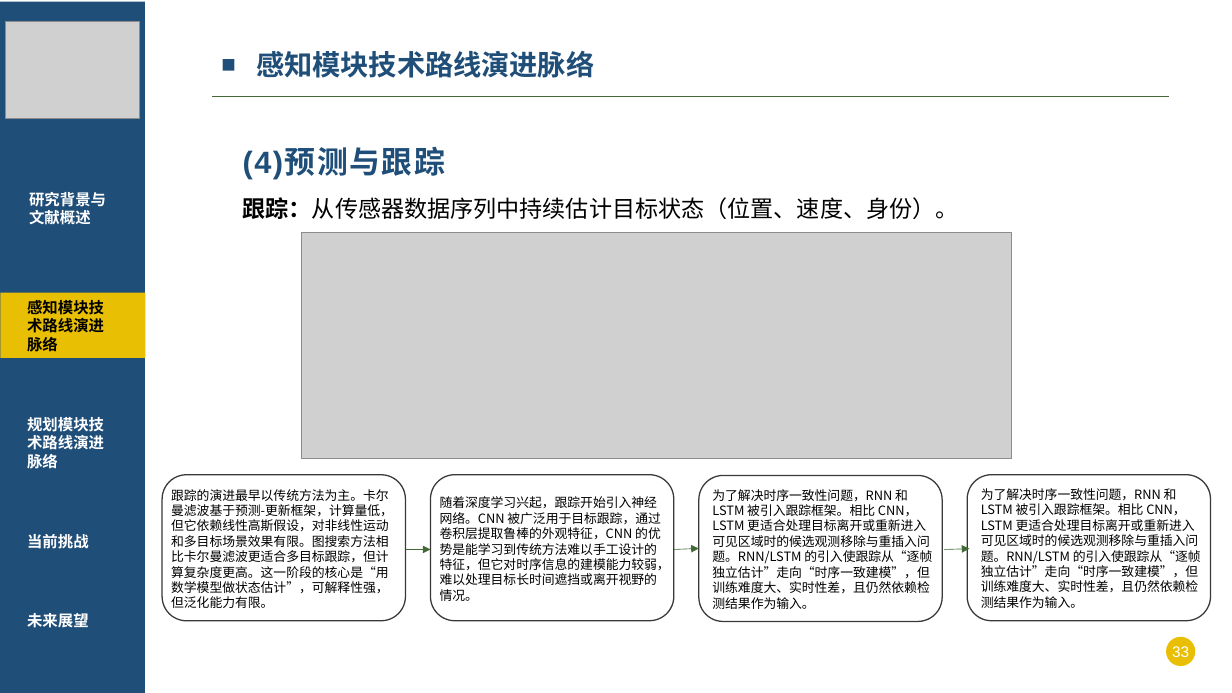
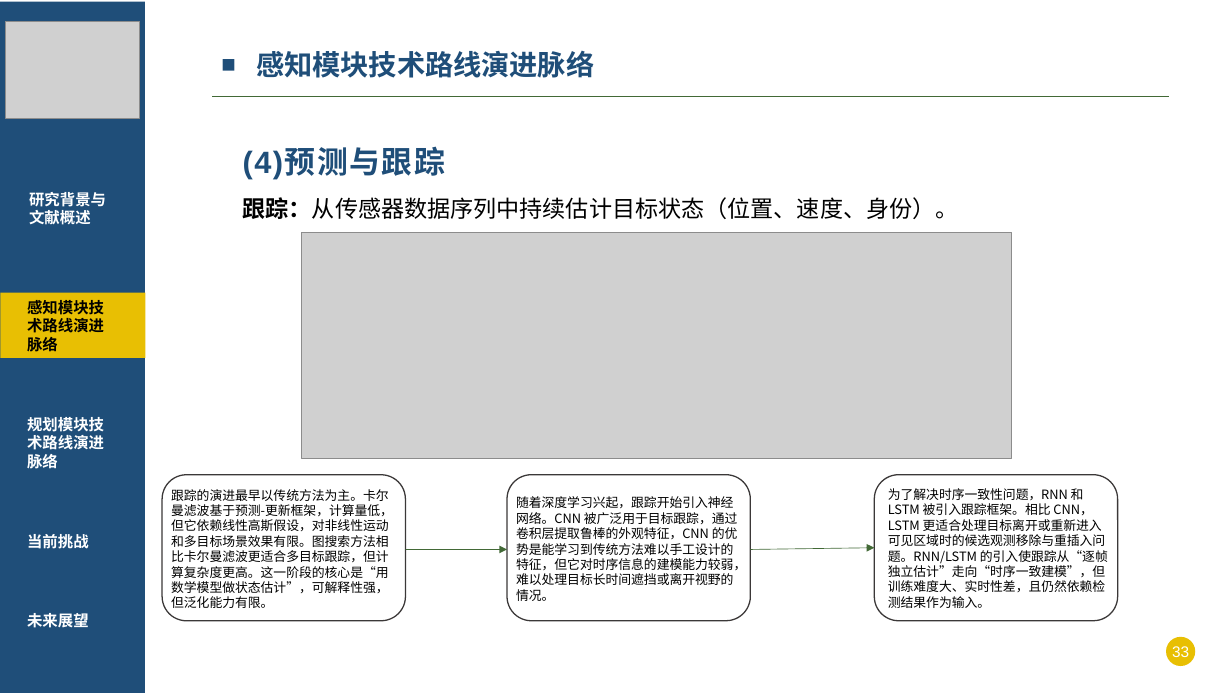
Before and after one commit to hxh5050/huangyiming-1023005272, a slide deck: slide 33 of 作业一.pptx. Drawn at 1232x693 pixels with LibreOffice and Linux fonts; fonts in the diff are those of the drawing; grey boxes stand for pictures. Boxes give left, top, right and bottom in pixels: in the first picture for what was removed or moved away, otherwise in the second. Text is boxed around its words. In the diff, an @@ line names an element or a change of style, - is before the commit and + after.

```diff
--- a/作业一.pptx
+++ b/作业一.pptx
@@ rounded rectangle: place and size @@
-rounded rectangle at bbox=[431, 475, 674, 621]
+rounded rectangle at bbox=[507, 475, 750, 621]
@@ rounded rectangle: place and size @@
-rounded rectangle at bbox=[699, 476, 942, 622]
+rounded rectangle at bbox=[874, 475, 1117, 621]
@@ rounded rectangle removed at bbox=[968, 475, 1211, 621] @@
@@ text "随着深度学习兴起，跟踪开始引入神经网络。CNN 被广泛用于目标跟踪，通过卷积层提取鲁棒的外观特征，CNN 的优势是能学习 ...": place and size @@
-text "随着深度学习兴起，跟踪开始引入神经网络。CNN 被广泛用于目标跟踪，通过卷积层提取鲁棒的外观特征，CNN 的优势是能学习 ..." at bbox=[440, 496, 670, 601]
+text "随着深度学习兴起，跟踪开始引入神经网络。CNN 被广泛用于目标跟踪，通过卷积层提取鲁棒的外观特征，CNN 的优势是能学习 ..." at bbox=[516, 496, 746, 601]
@@ text "为了解决时序一致性问题，RNN 和 LSTM 被引入跟踪框架。相比 CNN，LSTM ...": place and size @@
-text "为了解决时序一致性问题，RNN 和 LSTM 被引入跟踪框架。相比 CNN，LSTM ..." at bbox=[712, 489, 932, 609]
+text "为了解决时序一致性问题，RNN 和 LSTM 被引入跟踪框架。相比 CNN，LSTM ..." at bbox=[888, 488, 1108, 608]
@@ text removed at bbox=[981, 488, 1201, 608] @@
-为了解决时序一致性问题，RNN 和 LSTM 被引入跟踪框架。相比 CNN，LSTM 更适合处理目标离开或重新进入可见区域时的候选观测移除与重插入问题。RNN/LSTM 的引入使跟踪从“逐帧独立估计”走向“时序一致建模”，但训练难度大、实时性差，且仍然依赖检测结果作为输入。
@@ arrow moved from (406, 550) - (431, 550) to (406, 550) - (507, 550) @@
@@ arrow moved from (674, 550) - (699, 549) to (750, 550) - (874, 548) @@
@@ arrow removed from (945, 550) to (970, 549) @@
```
